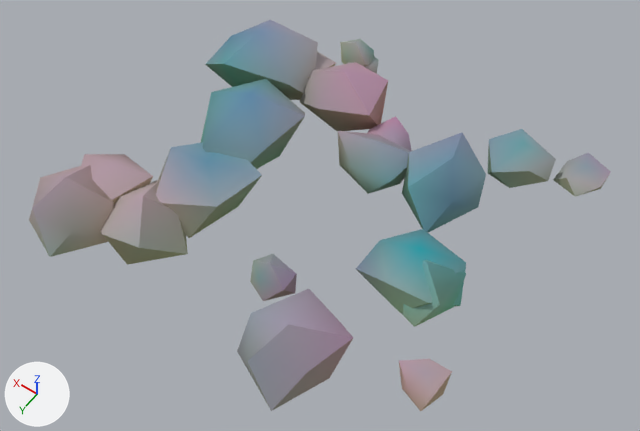
The glTF model assets/kit/rubble_l.glb as it was, and as the next commit left it.
Both versions are drawn from a 50 mm camera at (-2.74, 4.31, 6.08) aimed at (-0.04, 0.53, 0.14). The axes (+X, +Y, +Z) are drawn at lower left. The lights are the same throughout. The older version comes first. Vertices at exactly the same position are counted once.

Before the edit, the objects in view are built like this:
```python
me_rubble_l = bpy.data.meshes.new('rubble_l')
me_rubble_l.from_pydata(...)  # 240 vertices, 400 faces; spans x -1.85..2.12, y -1.47..2.22, z -0.12..0.75
me_rubble_l.materials.append(mat_m_stone_dark)
ob_rubble_l = bpy.data.objects.new('rubble_l', me_rubble_l)
ob_rubble_l.location = (0.0, 0.0, 0.0)
```
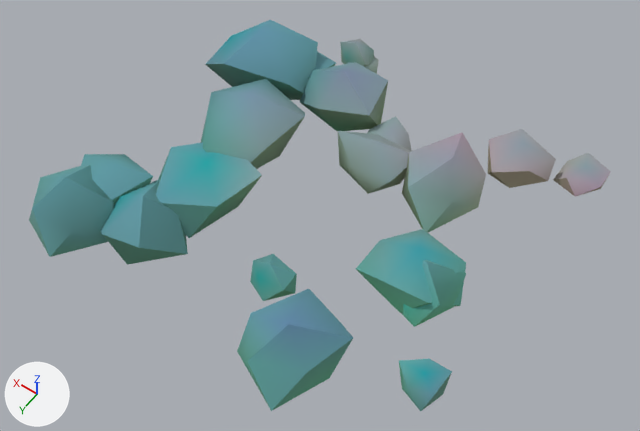
Scene script edits in JSON lines:
```json
{"block": "me_rubble_l", "where": "me_rubble_l.from_pydata(...)  # 240 vertices, 400 faces; spans x -1.85..2.12, y -1.47..2.22, z -0.12..0.75"}
{"block": "me_rubble_l", "where": "# used by ob_rubble_l; location = (0.0, 0.0, 0.0)"}
{"block": "me_rubble_l", "change": "me_rubble_l part 1: 400 faces centred in x -1.84..2.03, y -1.41..2.1, z 0.0..0.59 are repainted in the vertex colours, in many colours"}
```

Pixel boxes [x1, y1, x2, y2] of what changed, in the pictures (640 x 431 px):
```json
{"part": 1, "of": "me_rubble_l", "change": "recoloured", "before": [29, 20, 602, 411], "after": [29, 20, 602, 411]}
```
